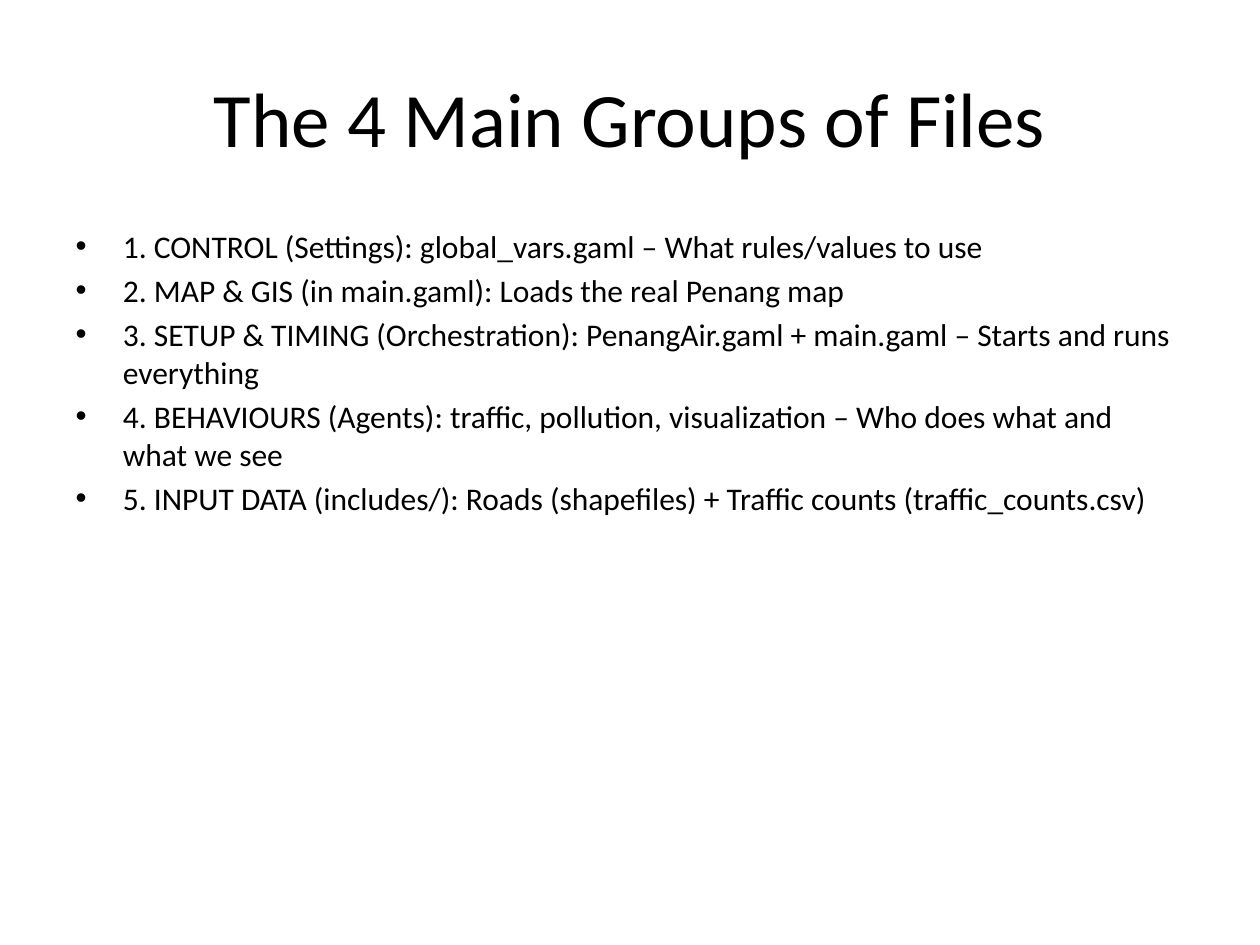
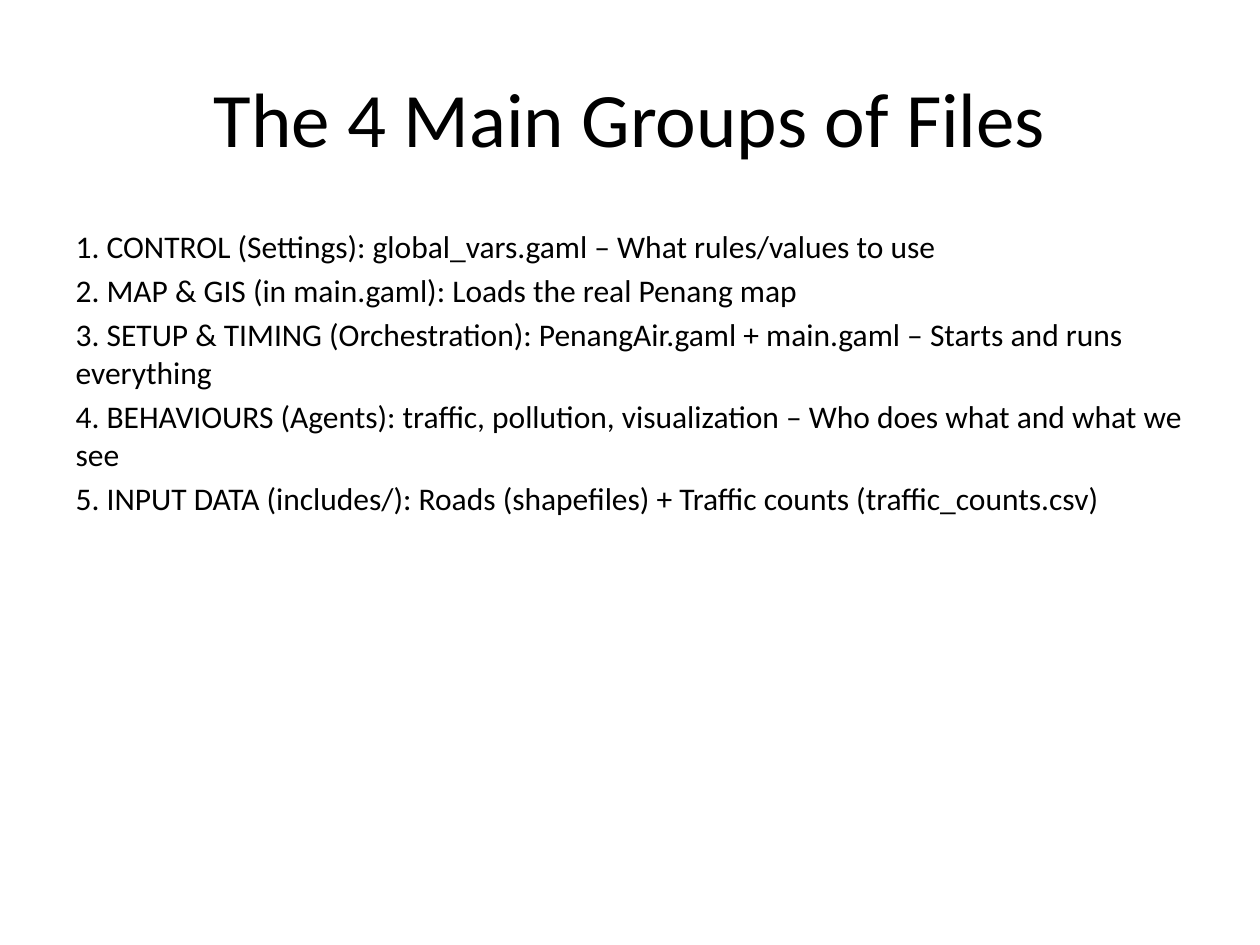
Before and after one commit to hqnghi88/PenangAir, a slide deck: slide 4 of PenangAir_Tutorial_NonProgrammer_Fixed.pptx. Drawn at 1260x945 pixels with LibreOffice and Linux fonts; fonts in the diff are those of the drawing. Boxes give left, top, right and bottom in pixels: in the first picture for what was removed or moved away, otherwise in the second. Text is boxed around its words. In the diff, an @@ line names an element or a change of style, - is before the commit and + after.

```diff
--- a/PenangAir_Tutorial_NonProgrammer_Fixed.pptx
+++ b/PenangAir_Tutorial_NonProgrammer_Fixed.pptx
@@ text "1. CONTROL (Settings): global_vars.gaml – ..." at (76, 235, 1182, 515): bullet • to none @@
```
Also in this commit, not shown: 2 other slides changed, 3 other files.
